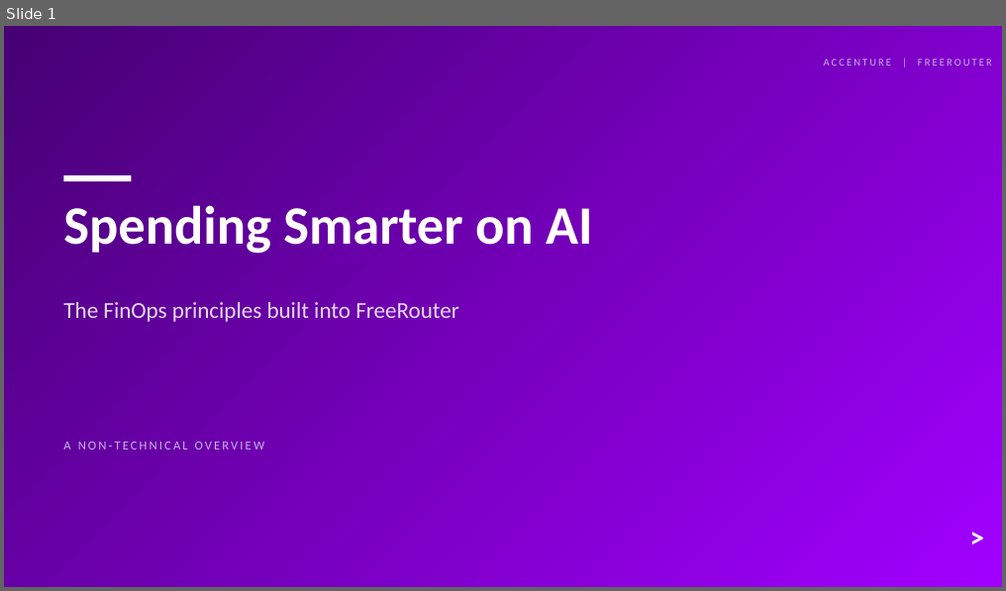
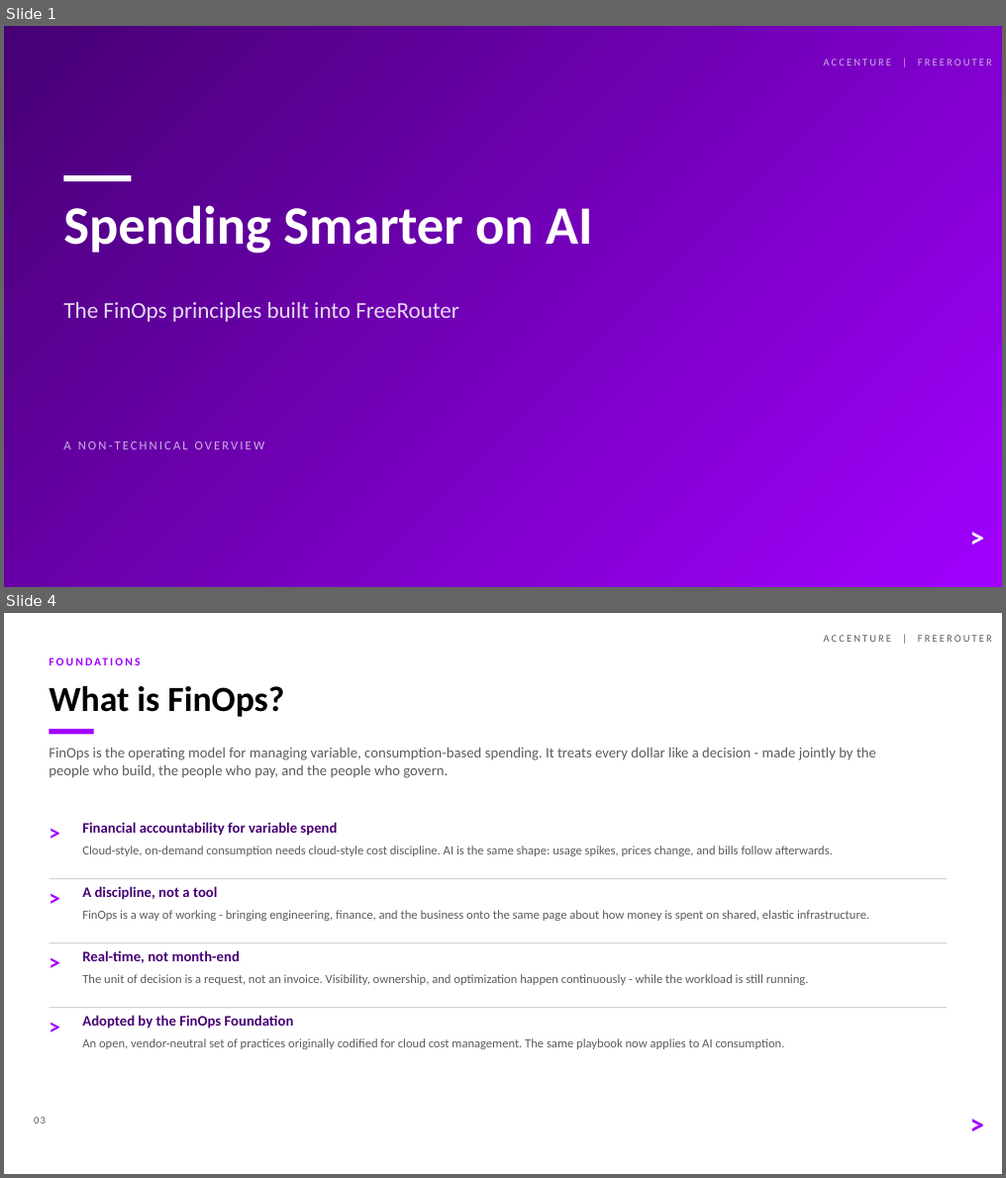
Before and after one commit to ahujrajat/freerouter, a slide deck: docs/Freerouter-FinOps-Presentation.pptx. Shown one above the other, each under a label of ours: slide 1 before the commit, slides 1 and 4 after it; the slides between them are not shown. The pictures are 1006x591 and 1006x1178 pixels, drawn with LibreOffice and Linux fonts; fonts in the diff are those of the drawing. Boxes give left, top, right and bottom in pixels: in the first picture for what was removed or moved away, otherwise in the second. Text is boxed around its words. In the diff, an @@ line names an element or a change of style, - is before the commit and + after.

```diff
--- a/docs/Freerouter-FinOps-Presentation.pptx
+++ b/docs/Freerouter-FinOps-Presentation.pptx
@@ slide 4 added at (4, 613, 1002, 1174), background #FFFFFF @@
@@ text added at (824, 635, 992, 642), 10 pt, text #5C5C5C @@
+ACCENTURE | FREEROUTER
@@ text added at (49, 655, 798, 680), 11 pt, text #A100FF, bold @@
+FOUNDATIONS
@@ text added at (49, 686, 284, 717), 34 pt, text #000000, bold @@
+What is FinOps?
@@ rectangle added at (49, 729, 94, 735), fill #A100FF @@
@@ text added at (49, 748, 876, 778), 14 pt, text #5C5C5C @@
+FinOps is the operating model for managing variable, consumption-based spending. It treats every dollar like a decision - made jointly by the people who build, the people who pay, and the people who govern.
@@ text added at (49, 819, 79, 877), 22 pt, text #A100FF, bold @@
+>
@@ text added at (82, 822, 337, 836), 14 pt, text #460073, bold @@
+Financial accountability for variable spend
@@ text added at (82, 846, 833, 857), 12 pt, text #5C5C5C @@
+Cloud-style, on-demand consumption needs cloud-style cost discipline. AI is the same shape: usage spikes, prices change, and bills follow afterwards.
@@ rectangle added at (49, 878, 947, 879), fill #BFBFBF @@
@@ text added at (49, 883, 79, 942), 22 pt, text #A100FF, bold @@
+>
@@ text added at (82, 886, 217, 900), 14 pt, text #460073, bold @@
+A discipline, not a tool
@@ text added at (82, 910, 869, 921), 12 pt, text #5C5C5C @@
+FinOps is a way of working - bringing engineering, finance, and the business onto the same page about how money is spent on shared, elastic infrastructure.
@@ rectangle added at (49, 943, 947, 944), fill #BFBFBF @@
@@ text added at (49, 948, 79, 1006), 22 pt, text #A100FF, bold @@
+>
@@ text added at (82, 951, 240, 963), 14 pt, text #460073, bold @@
+Real-time, not month-end
@@ text added at (82, 974, 809, 985), 12 pt, text #5C5C5C @@
+The unit of decision is a request, not an invoice. Visibility, ownership, and optimization happen continuously - while the workload is still running.
@@ rectangle added at (49, 1008, 947, 1008), fill #BFBFBF @@
@@ text added at (49, 1012, 79, 1070), 22 pt, text #A100FF, bold @@
+>
@@ text added at (82, 1015, 294, 1029), 14 pt, text #460073, bold @@
+Adopted by the FinOps Foundation
@@ text added at (82, 1039, 785, 1050), 12 pt, text #5C5C5C @@
+An open, vendor-neutral set of practices originally codified for cloud cost management. The same playbook now applies to AI consumption.
@@ text added at (34, 1117, 46, 1124), 10 pt, text #5C5C5C @@
+03
@@ text added at (933, 1103, 985, 1141), 28 pt, text #A100FF, bold @@
+>
```
Also in this commit, not shown: 13 slides changed, 5 other slides added, 1 slide removed, 2 other files.
